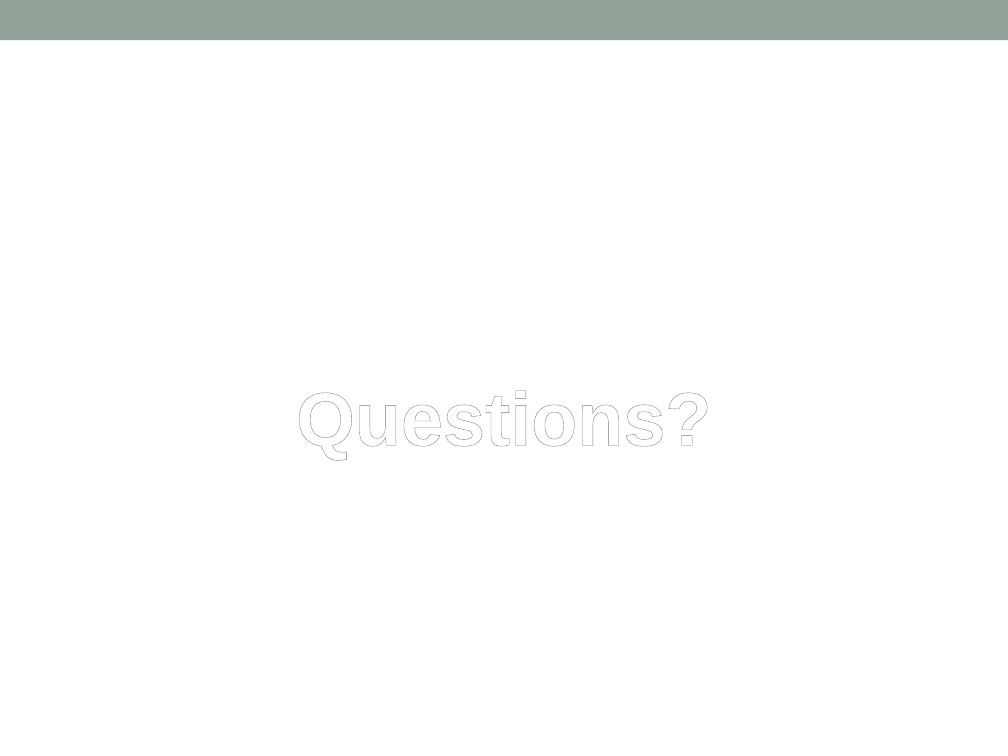
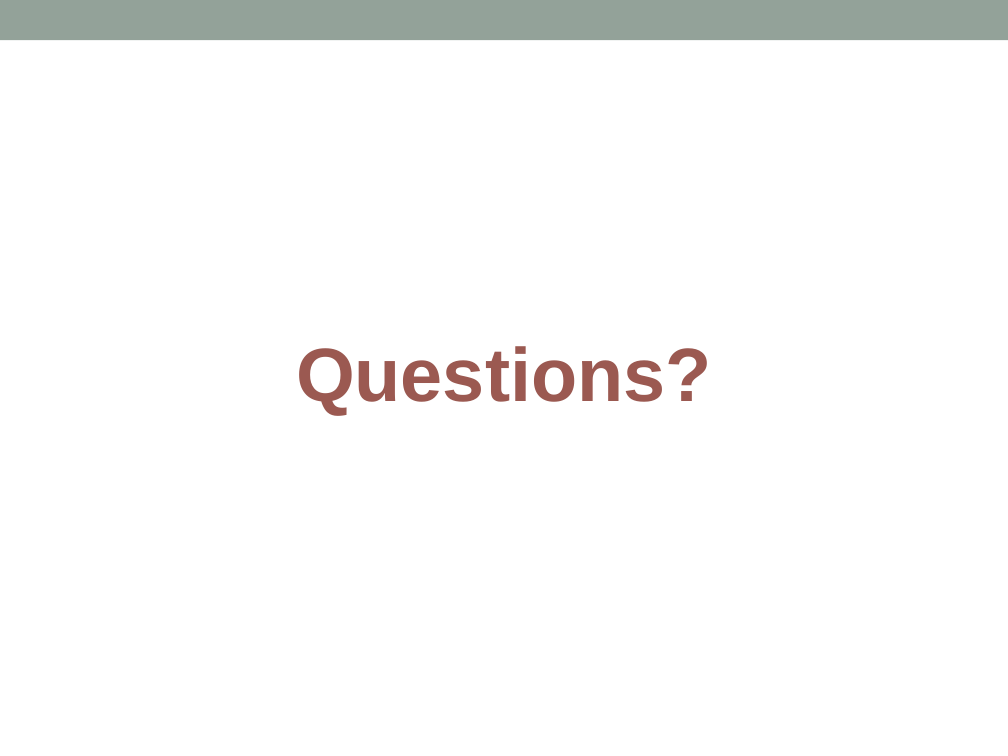
Before and after one commit to sumeshnb/6339Project, a slide deck: slide 10 of midterm_presentation.pptx (slide 12 before the commit). Drawn at 1008x756 pixels with LibreOffice and Linux fonts; fonts in the diff are those of the drawing. Boxes give left, top, right and bottom in pixels: in the first picture for what was removed or moved away, otherwise in the second. Text is boxed around its words. In the diff, an @@ line names an element or a change of style, - is before the commit and + after.

```diff
--- a/midterm_presentation.pptx
+++ b/midterm_presentation.pptx
@@ title "Questions?": place and size @@
-title "Questions?" at (296, 390, 711, 459)
+title "Questions?" at (296, 346, 711, 415)
@@ title "Questions?" at (296, 346, 711, 415): text colour gradient #FFFFFF to #7F7F7F to gradient #4B180F to #9C5950 to #F5F1F0, letter outline #7D7D7D 0.83 pt to none @@
```
Also in this commit, not shown: 6 other slides changed, 2 slides added, 4 slides removed.
